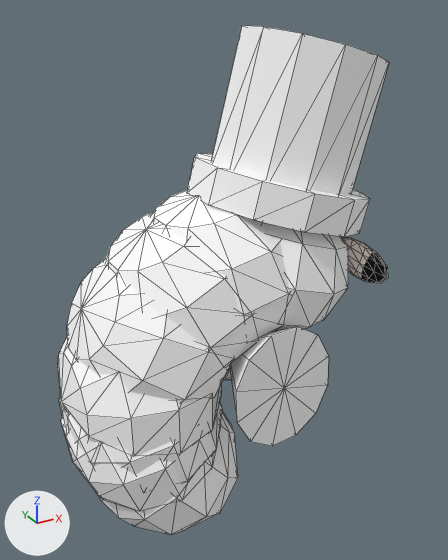
Two versions of the glTF model media/models/pet-puffy.glb, one commit apart.
Camera for both pictures: a 50 mm camera at (-0.081, -0.226, 0.137) aimed at (0.044, 0.0, 0.024). The axes (+X, +Y, +Z) are drawn at lower left. The lights are the same throughout. The older version comes first. Mesh edges are drawn as thin lines. Where no turn or scale is listed for an object, it has been applied to the vertices.

The older version as bpy lines, for what is in view:
```python
me_6 = bpy.data.meshes.new('6')
me_6.from_pydata(...)  # 496 vertices, 960 faces; spans x -0.098..0.037, y -0.043..0.043, z -0.123..0.035
me_6.materials.append(mat_whitee)  # white #ffffff
me_7 = bpy.data.meshes.new('7')
me_7.from_pydata(...)  # 124 vertices, 240 faces; spans x -0.0045..0.0045, y -0.0194..0.066, z -0.0074..0.0074
me_7.materials.append(mat_new_material_10)  # picture img_texture_png
me_cone_1 = bpy.data.meshes.new('cone_1')
me_cone_1.from_pydata(...)  # 90 vertices, 168 faces; spans x -0.0239..0.0239, y -0.1021..-0.0067, z -0.0275..0.0275
me_cone_1.materials.append(mat_whitee)  # white #ffffff
me_cylinder = bpy.data.meshes.new('cylinder')
me_cylinder.from_pydata(...)  # 52 vertices, 96 faces; spans x -0.0315..0.0539, y -0.0389..0.0389, z 0.0125..0.0993
me_cylinder.materials.append(mat_whitee)  # white #ffffff
ob_6 = bpy.data.objects.new('6', me_6)
ob_6.location = (0.0622, 0.0, 0.0311)
ob_7 = bpy.data.objects.new('7', me_7)
ob_7.location = (0.1011, -0.0233, 0.0311)
ob_cone_1 = bpy.data.objects.new('cone_1', me_cone_1)
ob_cone_1.location = (0.0467, 0.0544, -0.0078)
ob_cylinder = bpy.data.objects.new('cylinder', me_cylinder)
ob_cylinder.location = (0.0622, 0.0, 0.0311)
```
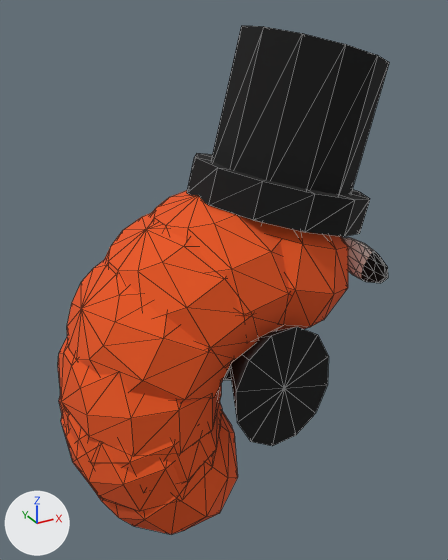
Changed parts and their boxes (x1, y1, x2, y2) in the pictures (448 x 560 px):
'6', recoloured (white to orange)
    both: (58, 190, 348, 534)
'cylinder', recoloured (white to black)
    both: (187, 26, 389, 237)
'cone_1', recoloured (white to black)
    both: (223, 327, 329, 446)

The edits, one by one:
Material 'Top_1' (mat_top_1) is new.
Its base color is (0.00456, 0.00456, 0.00456) (black #0e0e0e).
Its roughness is 1.0.
Material 'Feet_2' (mat_feet_2) is new.
Its base color is (0.00456, 0.00456, 0.00456) (black #0e0e0e).
Its roughness is 1.0.
Material 'Body_0' (mat_body_0) is new.
Its base color is (0.811, 0.0917, 0.011) (orange #e9551b).
Its roughness is 1.0.
me_6 has 496 vertices, 960 faces and spans x -0.098..0.037, y -0.043..0.043, z -0.123..0.035.
me_6 no longer uses material mat_whitee (white #ffffff).
me_6 gains material mat_body_0 (orange #e9551b).
me_cone_1 has 90 vertices, 168 faces and spans x -0.0239..0.0239, y -0.1021..-0.0067, z -0.0275..0.0275.
me_cone_1 no longer uses material mat_whitee (white #ffffff).
me_cone_1 gains material mat_feet_2 (black #0e0e0e).
me_cylinder has 52 vertices, 96 faces and spans x -0.0315..0.0539, y -0.0389..0.0389, z 0.0125..0.0993.
me_cylinder no longer uses material mat_whitee (white #ffffff).
me_cylinder gains material mat_top_1 (black #0e0e0e).
